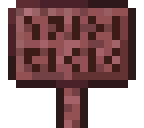
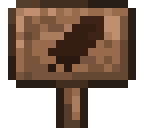
Before/after of a (144, 128) layered artwork. What changed in the layer stack:
hid group "Rich Mahogany Wood" (6 layers) over [8, 0, 136, 128]
added group "Wood Signs" with 2 layers above "Base Sign" over [8, 0, 136, 128]
added layer "Sword" in group "Wood Signs" over [8, 0, 136, 128]
